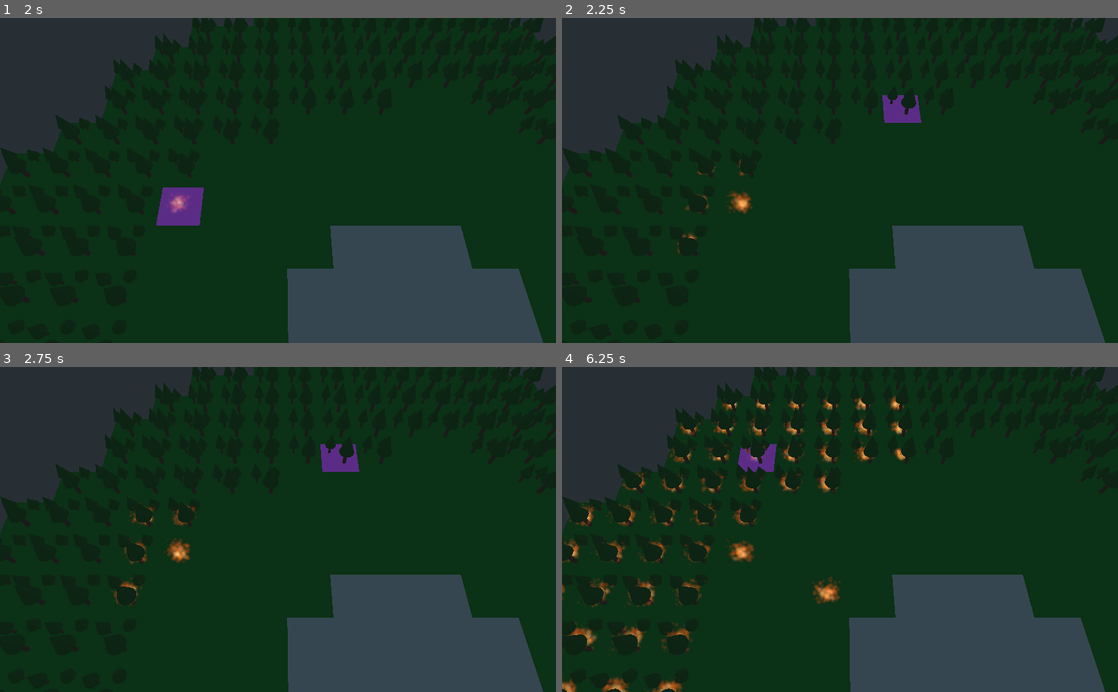
Above: before the commit, frames 1-4 (two rows, left to right).
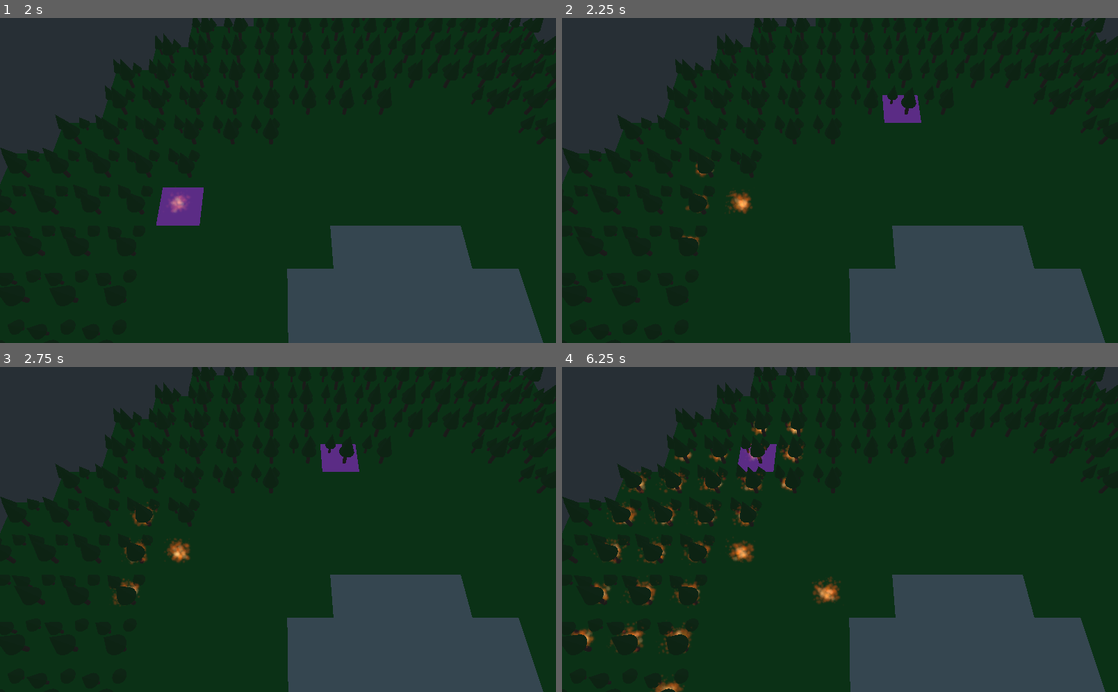
Above: after the commit, the same moments.

Repository: arturh85/gamejam2021
Game: Godot game, scene res://World.tscn
Two runs of this game, one before a commit and one after it. Both use one fixed random seed, a clock stepped at 60 frames per second and the inputs below.
Inputs (mouse positions are in pixels of both pictures, inside the frame that each line leads up to):
- Up to frame 1 (2 s): move the mouse to (400, 164) at 0.52 s; press the mouse at (400, 164) at 0.53 s; tap Enter at 1.25 s; move the mouse to (166, 196) at 1.27 s; release the mouse at (166, 196) at 1.28 s; right-click (166, 196) at 1.35 s
- Up to frame 2 (2.25 s): tap Space at 2 s; move the mouse to (895, 109) at 2.02 s; press the mouse at (895, 109) at 2.03 s
- Up to frame 3 (2.75 s): no input
- Up to frame 4 (6.25 s): move the mouse to (812, 594) at 2.77 s; release the mouse at (812, 594) at 2.78 s; right-click (812, 594) at 2.85 s; move the mouse to (1006, 578) at 3.52 s; press the mouse at (1006, 578) at 3.53 s; move the mouse to (673, 480) at 4.27 s; release the mouse at (673, 480) at 4.28 s; right-click (673, 480) at 4.35 s; move the mouse to (867, 529) at 5.02 s; press the mouse at (867, 529) at 5.03 s; move the mouse to (756, 448) at 5.77 s; release the mouse at (756, 448) at 5.78 s; right-click (756, 448) at 5.85 s

Frame 1 is identical in both runs. In frame 2, less than 0.1% of the frame differs, in the area x 20-35%, y 42-73%; in frame 3, 0.2%; in frame 4, 2.9%, in the area x 0-63%, y 8-100%.

Commit message:
random fire spread chance

Diff:
--- a/GridMap.gd
+++ b/GridMap.gd
@@ -1,11 +1,11 @@
 extends GridMap
 
 var fires = {}
+var wind_direction = 0
+var rng = RandomNumberGenerator.new()
 
-# Called when the node enters the scene tree for the first time.
 func _ready():
-	# add_fire(-5, -5)
-	pass
+	rng.randomize()
 
 
 # Called every frame. 'delta' is the elapsed time since the previous frame.
@@ -25,6 +25,12 @@
 func _on_Timer_timeout():
 	var fires_to_add = []
 
+	var wind_change = rng.randf_range(-10.0, 10.0)
+	if wind_change < -7:
+		wind_direction = wrapi(wind_direction - 1, 0, 4)
+	if wind_change > 7:
+		wind_direction = wrapi(wind_direction + 1, 0, 4)
+
 	for cell in get_used_cells():
 			var key = str(cell.x) + "," + str(cell.z)
 			if fires.has(key):
@@ -34,6 +40,7 @@
 							var kkey =  str(xx) + "," + str(zz)
 							var cell_content = get_cell_item(xx,0, zz)
 							if cell_content == 2: # Trees
-								fires_to_add.append([xx, zz])
+								if rng.randi_range(0, 10) > 7:
+									fires_to_add.append([xx, zz])
 	for key in fires_to_add:
 		add_fire(key[0], key[1])
